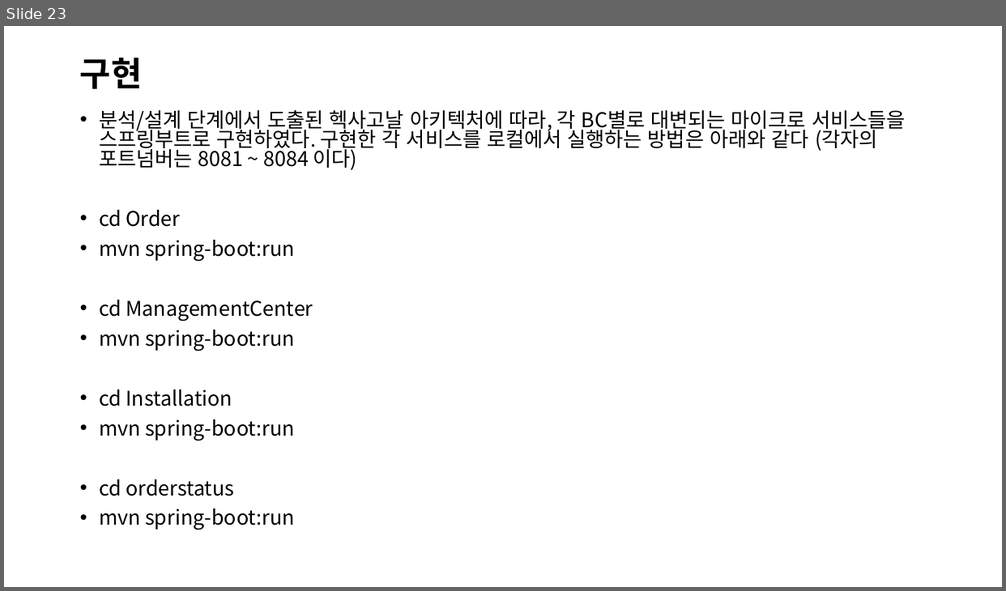
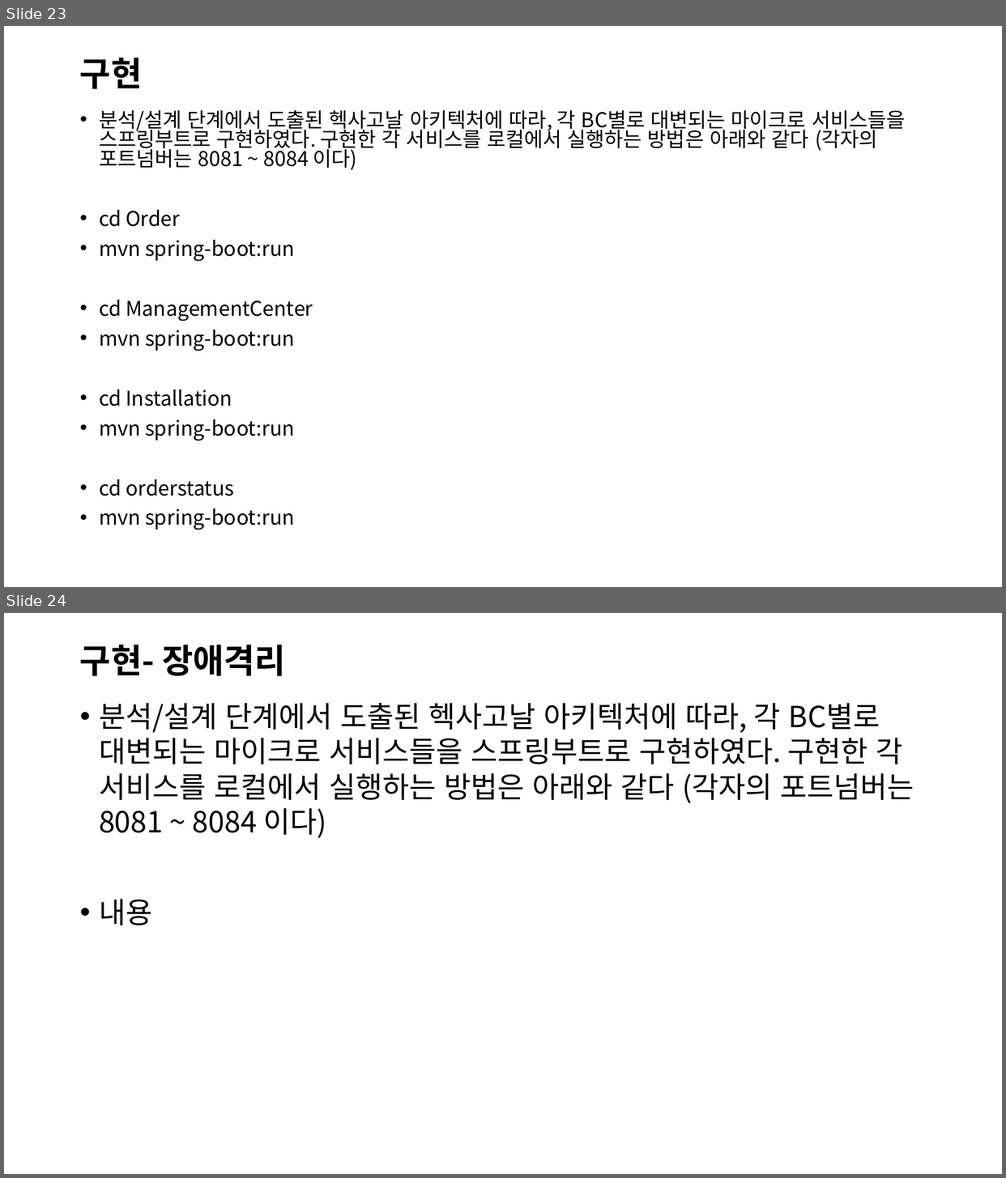
Before and after one commit to jisujin/ipTVShopProject, a slide deck: 실습프로젝트설계_ipTVShopProject.pptx. Shown one above the other, each under a label of ours: slide 23 before the commit, slides 23 and 24 after it. The pictures are 1006x591 and 1006x1178 pixels, drawn with LibreOffice and Linux fonts; fonts in the diff are those of the drawing. Boxes give left, top, right and bottom in pixels: in the first picture for what was removed or moved away, otherwise in the second. Text is boxed around its words. In the diff, an @@ line names an element or a change of style, - is before the commit and + after.

```diff
--- a/실습프로젝트설계_ipTVShopProject.pptx
+++ b/실습프로젝트설계_ipTVShopProject.pptx
@@ slide 24 added at bbox=[4, 613, 1002, 1174], background #FFFFFF @@
@@ title added at bbox=[80, 645, 286, 676], 32.4 pt, text #000000, bold @@
+구현- 장애격리
@@ text added at bbox=[99, 703, 914, 926], 28 pt, text #000000 @@
+• 분석/설계 단계에서 도출된 헥사고날 아키텍처에 따라, 각 BC별로 대변되는 마이크로 서비스들을 스프링부트로 구현하였다. 구현한 각 서비스를 로컬에서 실행하는 방법은 아래와 같다 (각자의 포트넘버는 8081 ~ 8084 이다)
+• 내용
```
Also in this commit, not shown: 4 slides changed, 1 other file.
